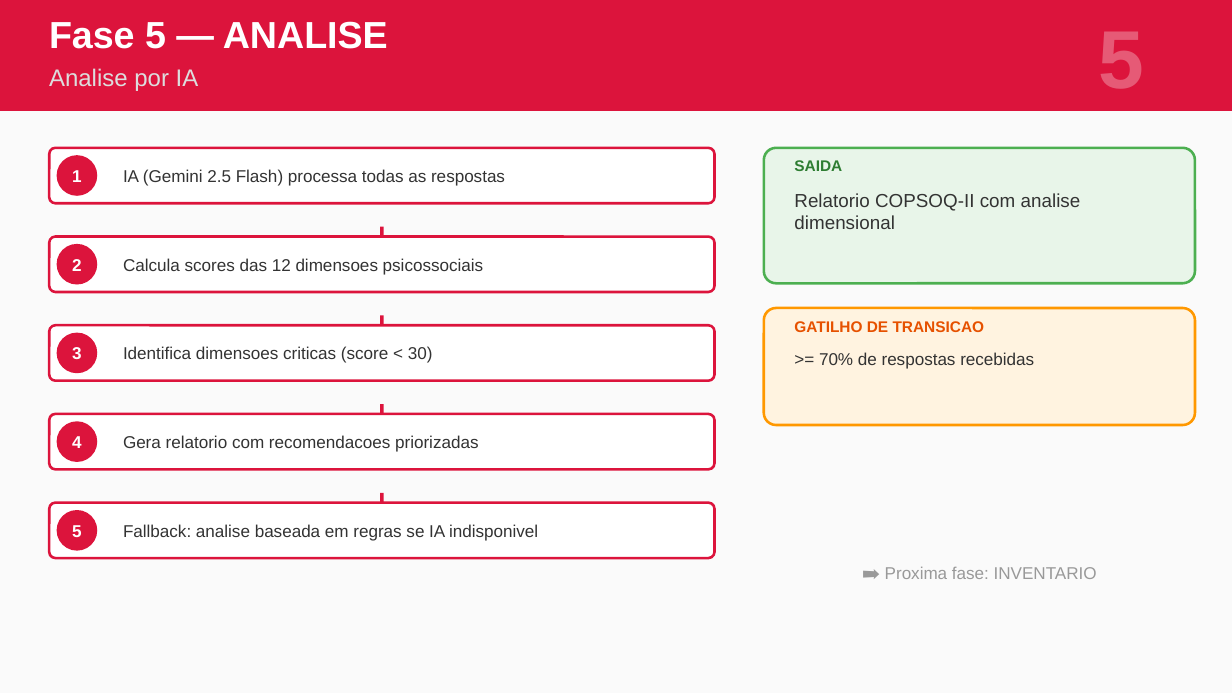
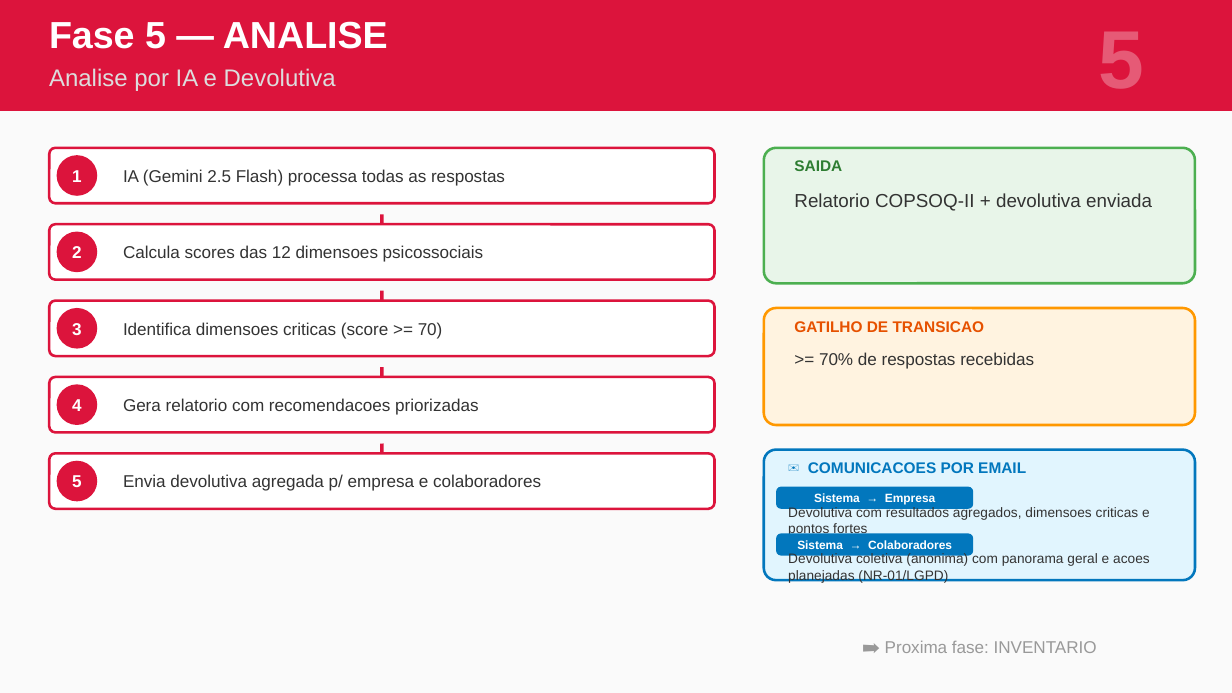
Before and after one commit to CarlosHonorato70/blackbelt-platform, a slide deck: slide 7 of docs/SamurAI_Fluxograma_NR01.pptx. Drawn at 1232x693 pixels with LibreOffice and Linux fonts; fonts in the diff are those of the drawing. Boxes give left, top, right and bottom in pixels: in the first picture for what was removed or moved away, otherwise in the second. Text is boxed around its words. In the diff, an @@ line names an element or a change of style, - is before the commit and + after.

```diff
--- a/docs/SamurAI_Fluxograma_NR01.pptx
+++ b/docs/SamurAI_Fluxograma_NR01.pptx
@@ text at [49, 68, 336, 91]: text changed @@
-Analise por IA
+Analise por IA e Devolutiva
@@ text at [794, 193, 1152, 211]: text changed @@
-Relatorio COPSOQ-II com analise dimensional
+Relatorio COPSOQ-II + devolutiva enviada
@@ text "2": place and size @@
-text "2" at [72, 259, 82, 271]
+text "2" at [72, 246, 82, 258]
@@ ellipse: place and size @@
-ellipse at [57, 244, 97, 285]
+ellipse at [57, 232, 97, 272]
@@ 1 text, 1 rounded rectangle, 1 line: place and size @@
-1 text, 1 rounded rectangle, 1 line at [49, 227, 715, 292]
+1 text, 1 rounded rectangle, 1 line at [49, 214, 715, 280]
@@ 1 text, 1 line, 1 rounded rectangle, 1 ellipse: place and size @@
-1 text, 1 line, 1 rounded rectangle, 1 ellipse at [49, 315, 715, 381]
+1 text, 1 line, 1 rounded rectangle, 1 ellipse at [49, 291, 715, 356]
@@ text at [123, 322, 443, 339]: text changed @@
-Identifica dimensoes criticas (score < 30)
+Identifica dimensoes criticas (score >= 70)
@@ 2 texts, 1 line, 1 rounded rectangle, 1 ellipse: place and size @@
-2 texts, 1 line, 1 rounded rectangle, 1 ellipse at [49, 404, 715, 469]
+2 texts, 1 line, 1 rounded rectangle, 1 ellipse at [49, 367, 715, 432]
@@ 1 text, 1 line, 1 rounded rectangle, 1 ellipse: place and size @@
-1 text, 1 line, 1 rounded rectangle, 1 ellipse at [49, 493, 715, 558]
+1 text, 1 line, 1 rounded rectangle, 1 ellipse at [49, 444, 715, 509]
@@ text at [123, 474, 541, 491]: text changed @@
-Fallback: analise baseada em regras se IA indisponivel
+Envia devolutiva agregada p/ empresa e colaboradores
@@ rounded rectangle added at [764, 450, 1195, 580], fill #E1F5FE, outline #0277BD 1.5 pt @@
@@ text added at [808, 462, 1026, 473], 9 pt, text #0277BD, bold @@
+✉ COMUNICACOES POR EMAIL
@@ rounded rectangle added at [776, 487, 973, 509], fill #0277BD @@
@@ text added at [788, 506, 1150, 536], 8 pt, text #333333 @@
+Devolutiva com resultados agregados, dimensoes criticas e pontos fortes
@@ text added at [814, 493, 935, 505], 7 pt, text #FFFFFF, bold @@
+Sistema → Empresa
@@ rounded rectangle added at [776, 533, 973, 556], fill #0277BD @@
@@ text added at [788, 553, 1150, 583], 8 pt, text #333333 @@
+Devolutiva coletiva (anonima) com panorama geral e acoes planejadas (NR-01/LGPD)
@@ text added at [797, 540, 952, 549], 7 pt, text #FFFFFF, bold @@
+Sistema → Colaboradores
@@ text "➡ Proxima fase: INVENTARIO": place and size @@
-text "➡ Proxima fase: INVENTARIO" at [885, 567, 1097, 579]
+text "➡ Proxima fase: INVENTARIO" at [885, 641, 1097, 653]
```
Also in this commit, not shown: 1 other slide changed, 4 other files.
